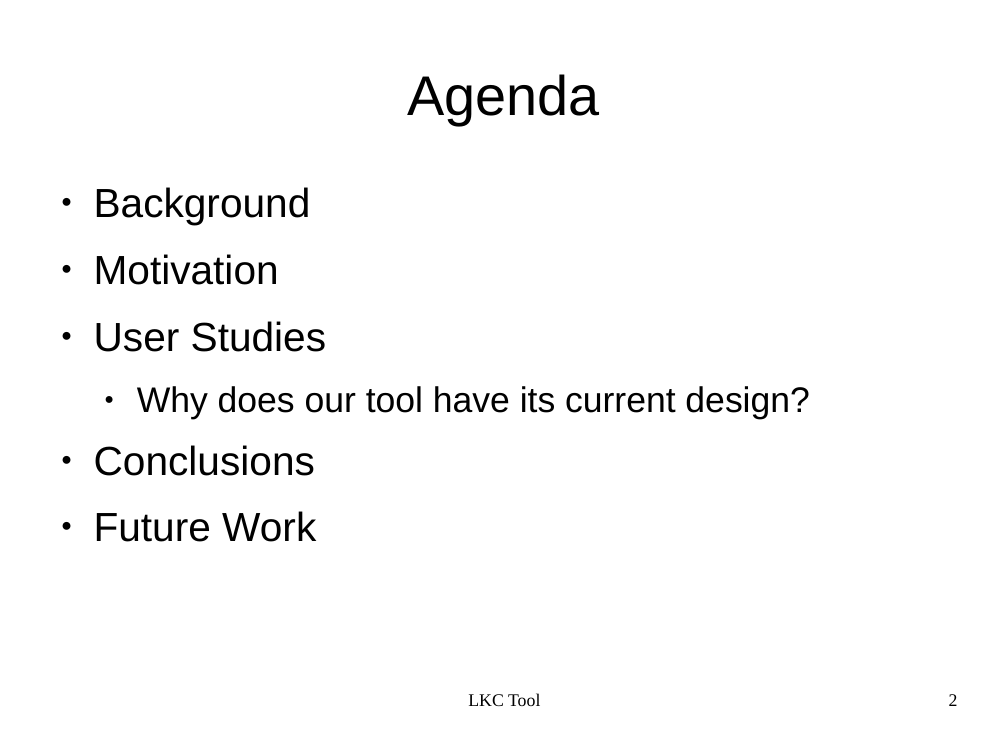
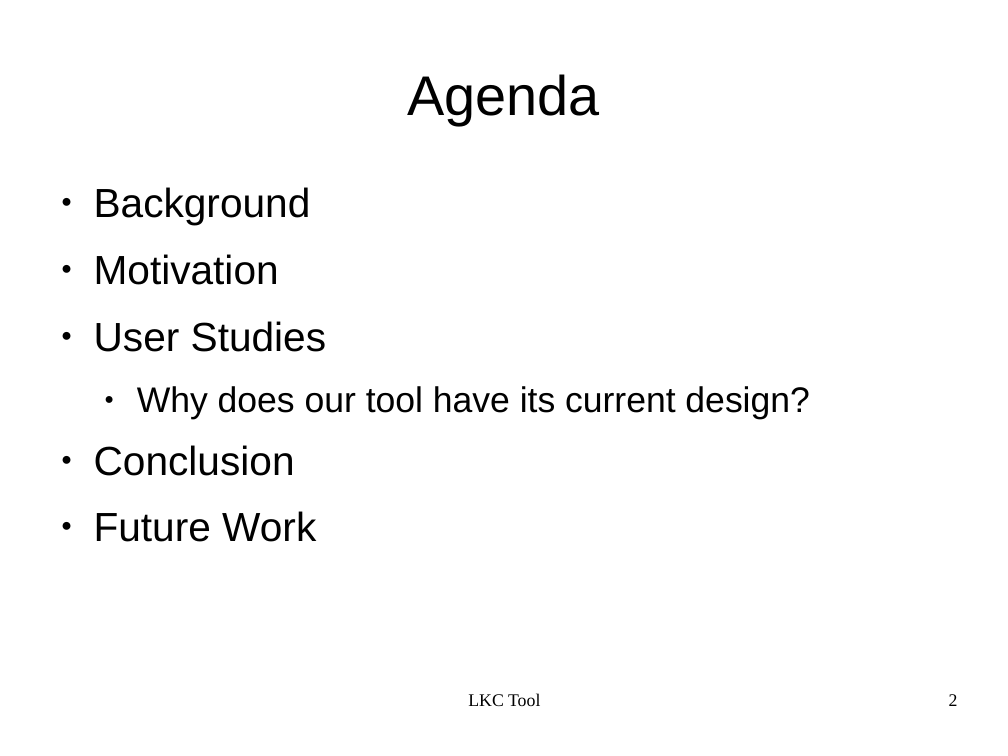
Before and after one commit to kbak/lkc, a slide deck: slide 2 of presentation/lkc.odp. Drawn at 1008x756 pixels with LibreOffice and Linux fonts; fonts in the diff are those of the drawing. Boxes give left, top, right and bottom in pixels: in the first picture for what was removed or moved away, otherwise in the second. Text is boxed around its words. In the diff, an @@ line names an element or a change of style, - is before the commit and + after.

```diff
--- a/presentation/lkc.odp
+++ b/presentation/lkc.odp
@@ text at [94,445,295,476]: text changed @@
-● Conclusions
+● Conclusion
```
Also in this commit, not shown: 15 other slides changed, 3 slides added.
